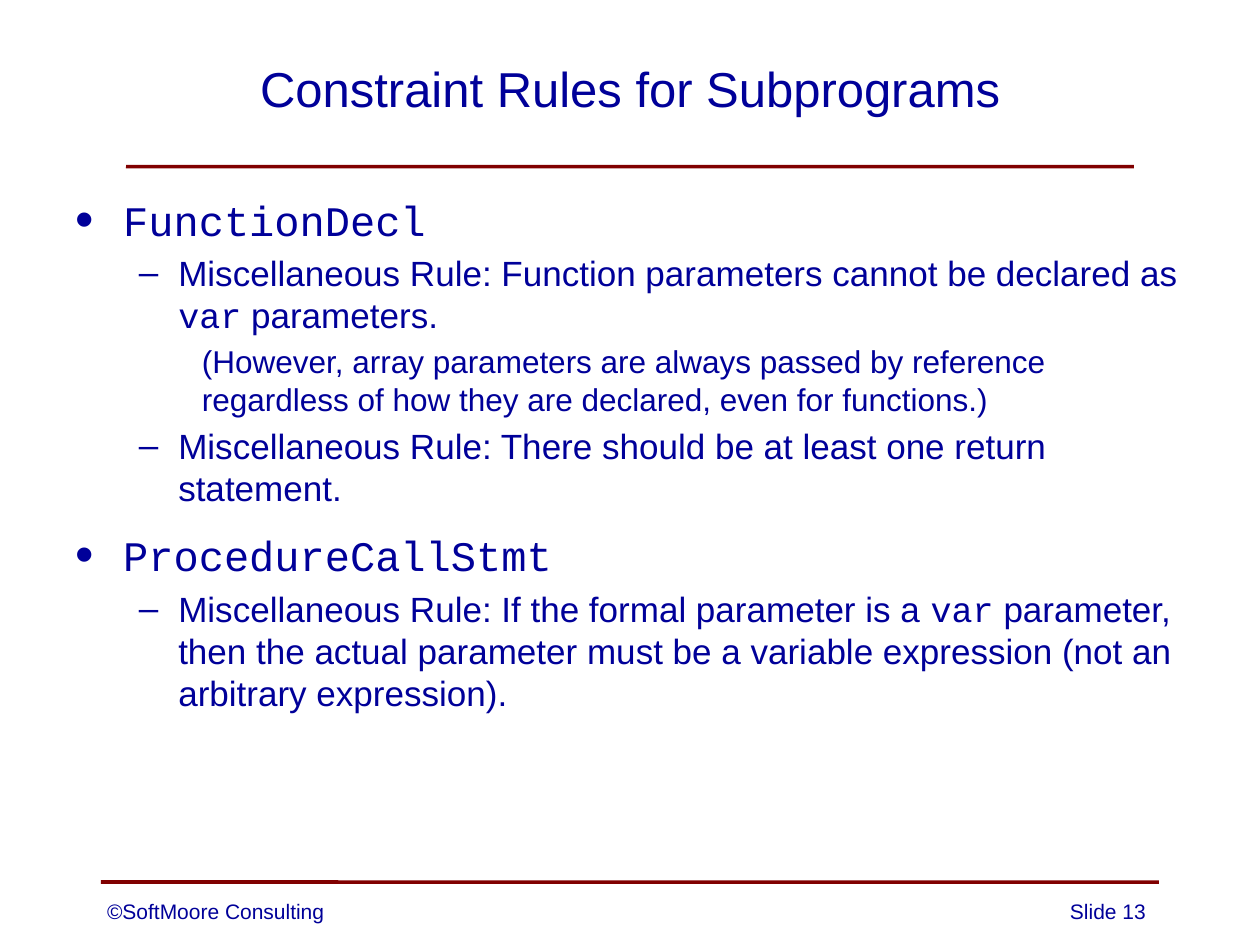
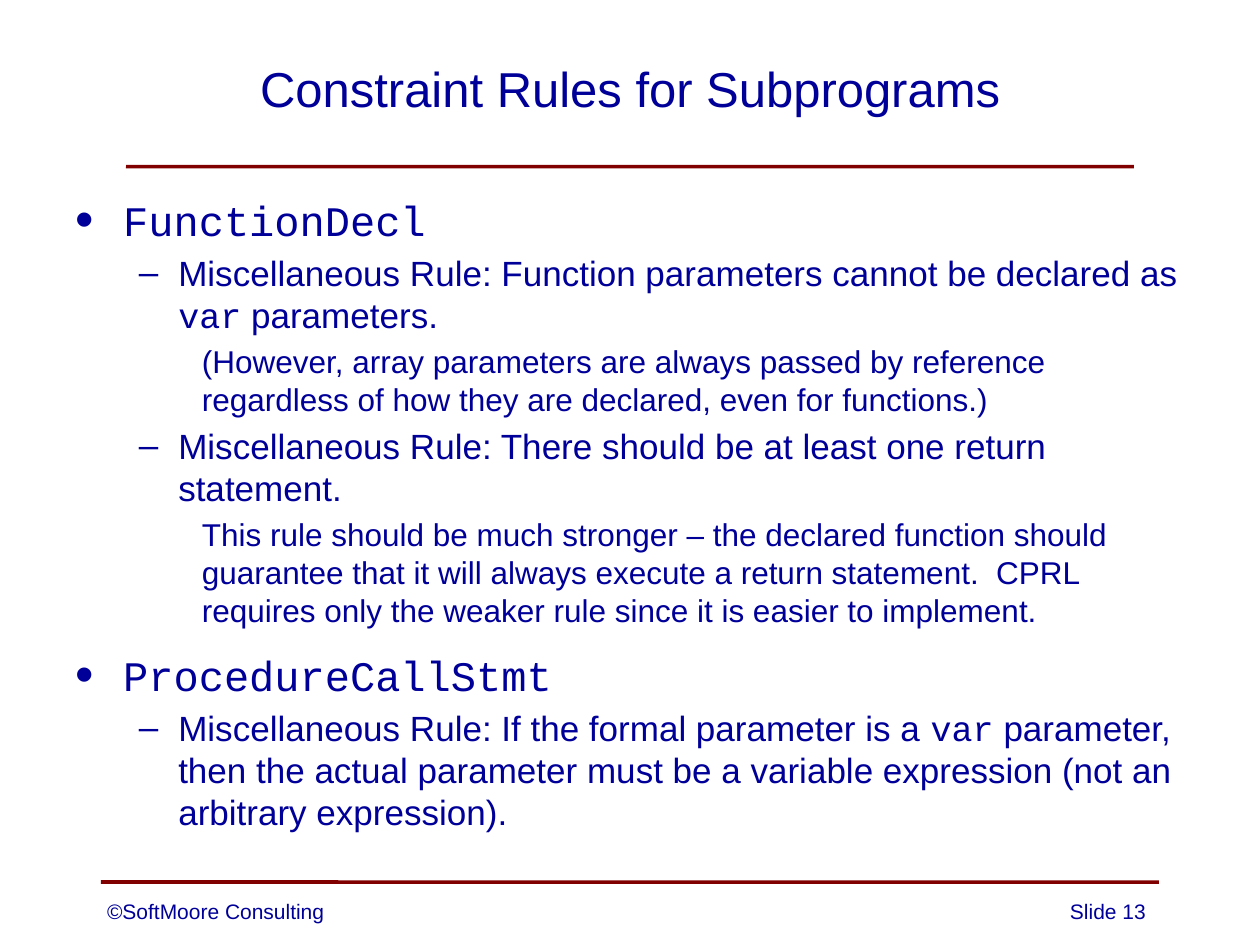
Before and after one commit to SoftMoore/CPRL-Java-3rd, a slide deck: slide 13 of PowerPoints/13 - Subprograms.pptx. Drawn at 1260x945 pixels with LibreOffice and Linux fonts; fonts in the diff are those of the drawing. Boxes give left, top, right and bottom in pixels: in the first picture for what was removed or moved away, otherwise in the second. Text is boxed around its words. In the diff, an @@ line names an element or a change of style, - is before the commit and + after.

```diff
--- a/PowerPoints/13 - Subprograms.pptx
+++ b/PowerPoints/13 - Subprograms.pptx
@@ text at (x1=202, y1=523, x2=1107, y2=628): paragraph added @@
+    This rule should be much stronger – the declared function should guarantee that it will always execute a return statement. CPRL requires only the weaker rule since it is easier to implement.
```
Also in this commit, not shown: 8 other slides changed, 1 slide added.
